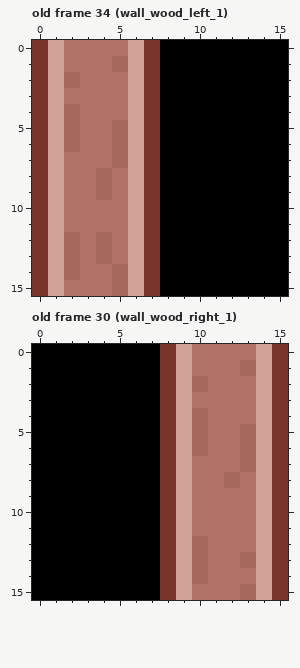
Pixel-art file -- art/custom_house_tiles.aseprite. The first picture shows the starting point.
16x16 pixels, 45 frames. Shown: old frame 34 (wall_wood_left_1), old frame 30 (wall_wood_right_1). The commit also changed other frames, which this record leaves out.
After:
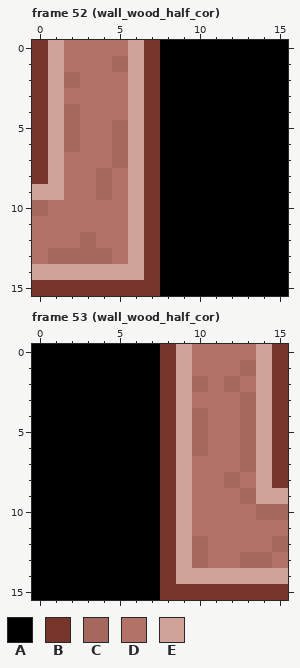
Palette (. is transparent): A #000000  B #763528  C #a5685c  D #b27366  E #d0a298
A new or re-ordered frame is compared with the old frame closest to it.
What changed:
{"change": "frames 45 -> 53"}
{"where": "frame 52 (wall_wood_half_cor) is new; against old frame 34 (wall_wood_left_1)"}
{"frame":52,"y":9,"x":0,"old":"B","new":"E"}
{"frame":52,"y":10,"x":0,"old":"BE","new":"CD"}
{"frame":52,"y":11,"x":0,"old":"BE","new":"DD"}
{"frame":52,"y":12,"x":0,"old":"BECDC","new":"DDDCD"}
{"frame":52,"y":13,"x":0,"old":"BE","new":"DC"}
{"frame":52,"y":13,"x":3,"old":"D","new":"C"}
{"frame":52,"y":14,"x":0,"old":"B","new":"E"}
{"frame":52,"y":14,"x":2,"old":"CDDC","new":"EEEE"}
{"frame":52,"y":15,"x":1,"old":"EDDDCE","new":"BBBBBB"}
{"where": "frame 53 (wall_wood_half_cor) is new; against old frame 30 (wall_wood_right_1)"}
{"frame":53,"y":2,"x":12,"old":"D","new":"C"}
{"frame":53,"y":3,"x":13,"old":"D","new":"C"}
{"frame":53,"y":4,"x":13,"old":"D","new":"C"}
{"frame":53,"y":9,"x":13,"old":"D","new":"C"}
{"frame":53,"y":9,"x":15,"old":"B","new":"E"}
{"frame":53,"y":10,"x":14,"old":"EB","new":"CC"}
{"frame":53,"y":11,"x":14,"old":"EB","new":"DD"}
{"frame":53,"y":12,"x":14,"old":"EB","new":"DC"}
{"frame":53,"y":13,"x":14,"old":"EB","new":"CD"}
{"frame":53,"y":14,"x":10,"old":"CDDD","new":"EEEE"}
{"frame":53,"y":14,"x":15,"old":"B","new":"E"}
{"frame":53,"y":15,"x":9,"old":"EDDDCE","new":"BBBBBB"}
{"label":"changed","picture_box":[32,184,144,296]}
{"label":"changed","picture_box":[224,376,256,424]}
{"label":"changed","picture_box":[176,488,288,600]}
